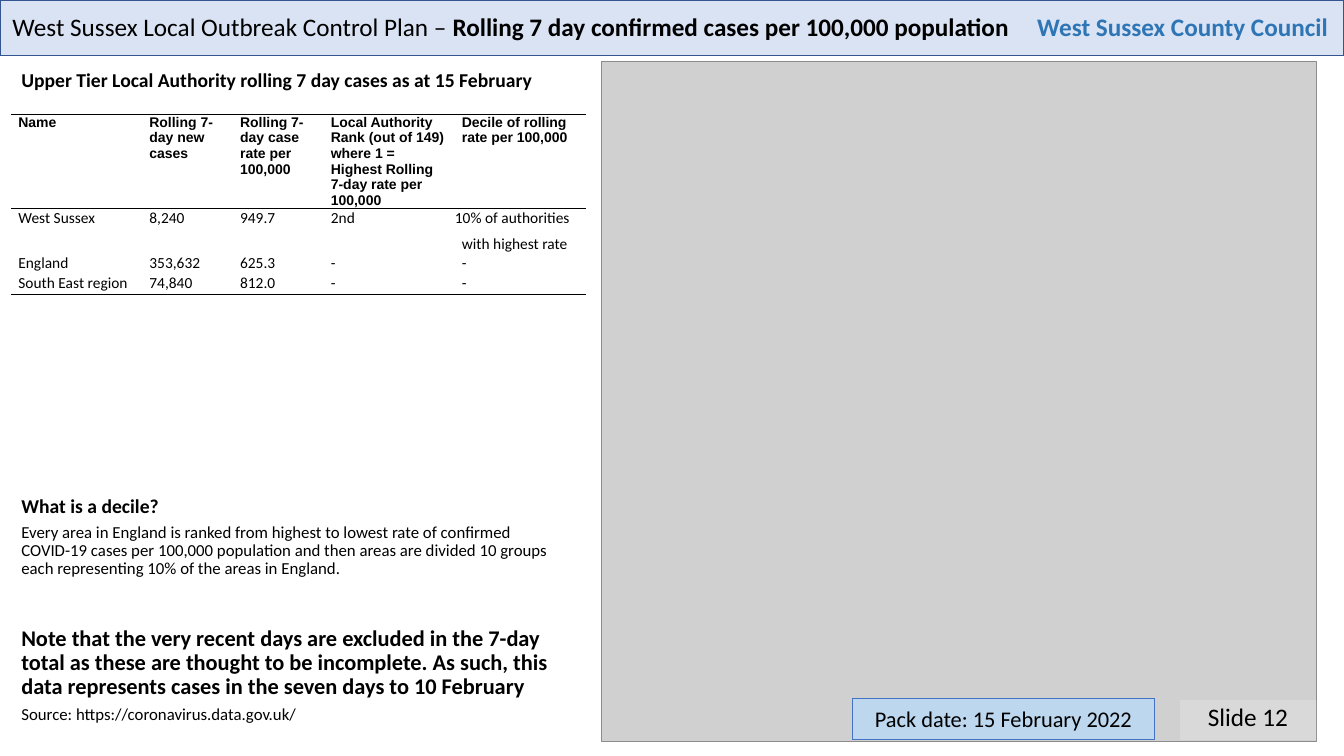
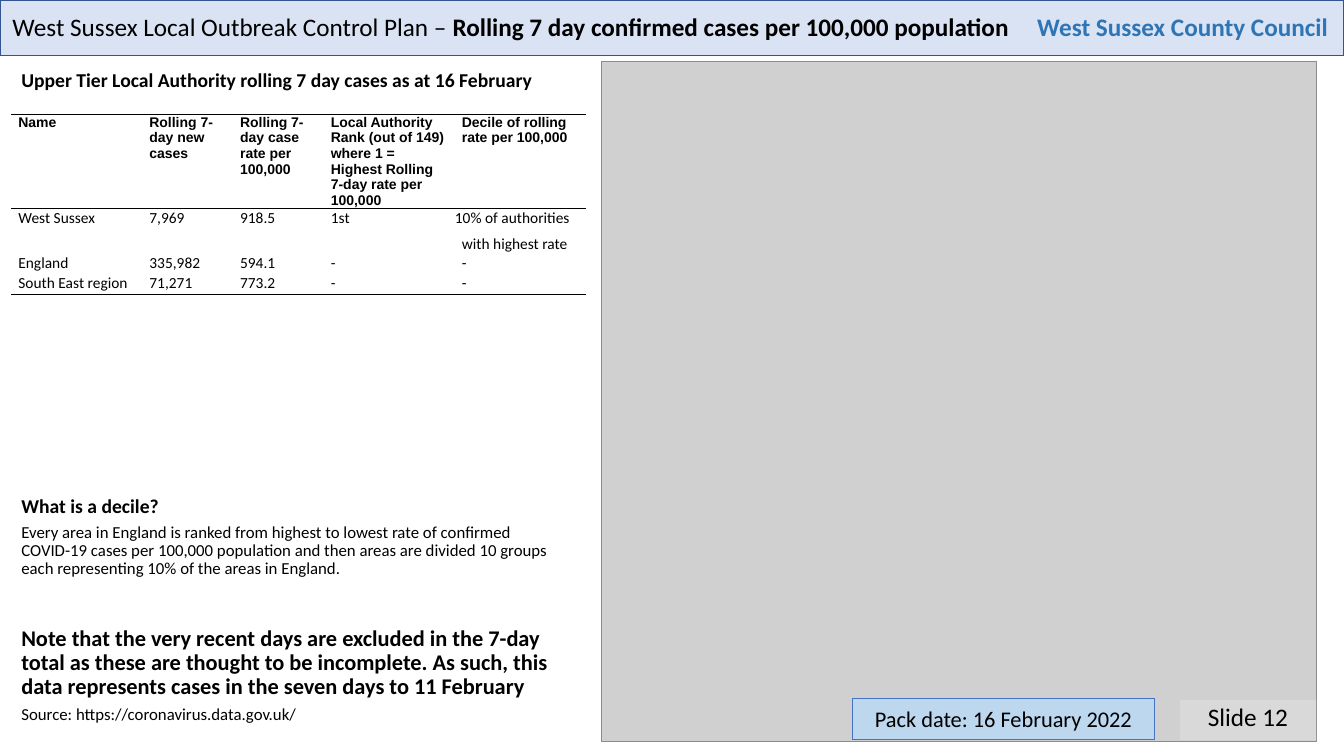
Before and after one commit to psychty/wsx_covid_datapack_public, a slide deck: slide 12 of Latest_West_Sussex_C19_slide_deck.pptx. Drawn at 1344x756 pixels with LibreOffice and Linux fonts; fonts in the diff are those of the drawing; grey boxes stand for pictures. Boxes give left, top, right and bottom in pixels: in the first picture for what was removed or moved away, otherwise in the second. Text is boxed around its words. In the diff, an @@ line names an element or a change of style, - is before the commit and + after.

```diff
--- a/Latest_West_Sussex_C19_slide_deck.pptx
+++ b/Latest_West_Sussex_C19_slide_deck.pptx
@@ text at bbox=[21, 73, 532, 91]: text changed @@
-Upper Tier Local Authority rolling 7 day cases as at 15 February
+Upper Tier Local Authority rolling 7 day cases as at 16 February
@@ table at bbox=[11, 115, 586, 394] @@
-row 2: West Sussex | 8,240 | 949.7 | 2nd | 10% of authorities with highest rate
+row 2: West Sussex | 7,969 | 918.5 | 1st | 10% of authorities with highest rate
-row 3, column 2: 353,632
+row 3, column 2: 335,982
-row 3, column 3: 625.3
+row 3, column 3: 594.1
-row 4, column 2: 74,840
+row 4, column 2: 71,271
-row 4, column 3: 812.0
+row 4, column 3: 773.2
@@ text at bbox=[21, 630, 547, 698]: text changed @@
-Note that the very recent days are excluded in the 7-day total as these are thought to be incomplete. As such, this data represents cases in the seven days to 10 February
+Note that the very recent days are excluded in the 7-day total as these are thought to be incomplete. As such, this data represents cases in the seven days to 11 February
@@ text in rectangle at bbox=[875, 711, 1132, 731]: text changed @@
-Pack date: 15 February 2022
+Pack date: 16 February 2022
```
Also in this commit, not shown: 21 other slides changed, 58 other files.
